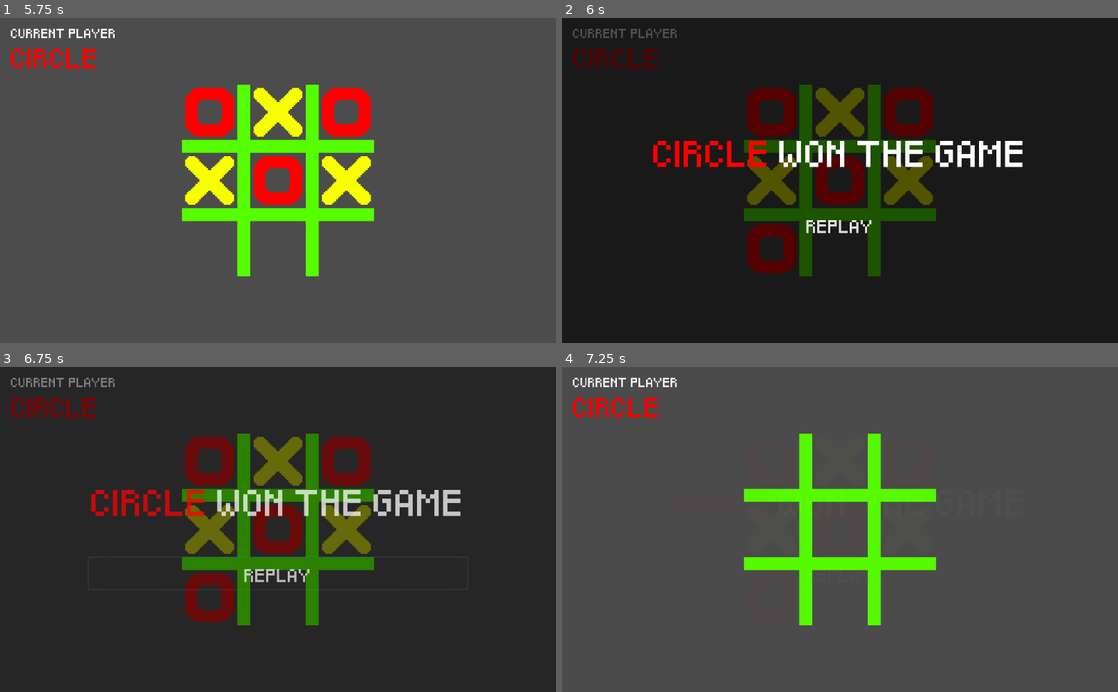
Above: before the commit, frames 1-4 (two rows, left to right).
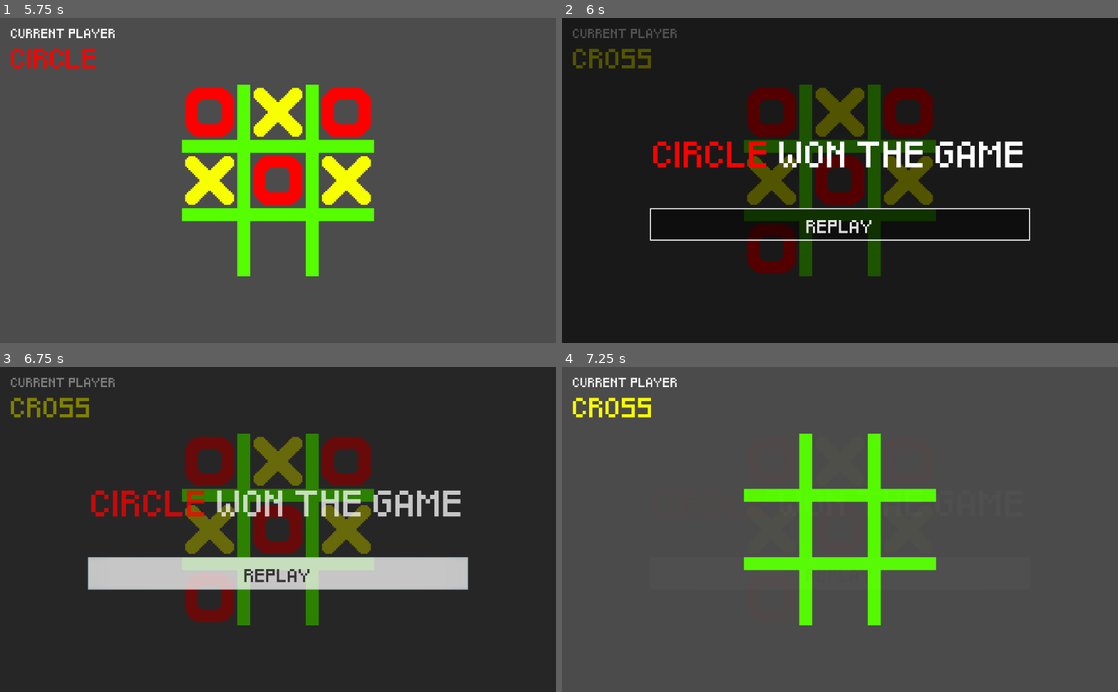
Above: after the commit, the same moments.

Repository: faisaal99/Tic-Tac-Toe
Game: Godot game, scene res://scenes/play_level.tscn
The game is run twice, just before and just after one commit, with the same random seed, the same clock (stepped at 60 frames per second) and the same inputs.
Inputs (mouse positions are in pixels of both pictures, inside the frame that each line leads up to):
- Up to frame 1 (5.75 s): click "PLAY" at 0.5 s; move the mouse to (211, 112) at 1.27 s; press the mouse at (211, 112) at 1.28 s; tap Enter at 2, 3.5, 5 s; move the mouse to (278, 112) at 2.02 s; release the mouse at (278, 112) at 2.03 s; click (278, 112) at 2.1 s; tap Space at 2.75, 4.25 s; move the mouse to (344, 112) at 2.77 s; press the mouse at (344, 112) at 2.78 s; move the mouse to (211, 180) at 3.52 s; release the mouse at (211, 180) at 3.53 s; click (211, 180) at 3.6 s; move the mouse to (278, 180) at 4.27 s; press the mouse at (278, 180) at 4.28 s; move the mouse to (344, 180) at 5.02 s; release the mouse at (344, 180) at 5.03 s; click (344, 180) at 5.1 s
- Up to frame 2 (6 s): tap Space at 5.75 s; move the mouse to (773, 248) at 5.77 s; press the mouse at (773, 248) at 5.78 s
- Up to frame 3 (6.75 s): release the mouse at (211, 597) at 6.5 s; click "REPLAY" at 6.5 s
- Up to frame 4 (7.25 s): no input

Frame 1 is identical in both runs. In frame 2, 3.6% of the frame differs, in the area x 1-85%, y 9-69%; in frame 3, 7.9%; in frame 4, 0.6%.

Commit message:
add new button style

Diff:
--- a/scenes/hud_player.gd
+++ b/scenes/hud_player.gd
@@ -23,6 +23,6 @@
 	else:
 		txt.bbcode_text = _error_text
 
-
+# Catching signal from PlayLevel
 func _on_switch_hud_player():
 	_decide_text()
--- a/scenes/hud_player.tscn
+++ b/scenes/hud_player.tscn
@@ -24,8 +24,8 @@
 }
 
 [node name="MarginContainer" type="MarginContainer" parent="."]
-margin_right = 40.0
-margin_bottom = 40.0
+margin_right = 220.0
+margin_bottom = 93.0
 custom_constants/margin_top = 20
 custom_constants/margin_left = 20
 __meta__ = {
--- a/scenes/play_logic.gd
+++ b/scenes/play_logic.gd
@@ -62,8 +62,7 @@
 	var is_winner = check_if_winner()
 	if is_winner:
 		player_won(btn.fill_status)
-	else:
-		emit_signal("switch_hud_player")
+	emit_signal("switch_hud_player")
 
 # Clear all squares for new game
 func clear_all():
--- a/scenes/ui_game_end.tscn
+++ b/scenes/ui_game_end.tscn
@@ -1,7 +1,9 @@
-[gd_scene load_steps=5 format=2]
+[gd_scene load_steps=7 format=2]
 
 [ext_resource path="res://assets/fonts/Pixeled.ttf" type="DynamicFontData" id=1]
 [ext_resource path="res://scenes/ui_game_end.gd" type="Script" id=2]
+[ext_resource path="res://styles/menu_button_normal_style.tres" type="StyleBox" id=3]
+[ext_resource path="res://styles/menu_button_hover_style.tres" type="StyleBox" id=4]
 
 [sub_resource type="DynamicFont" id=1]
 size = 40
@@ -33,9 +35,9 @@
 
 [node name="VBoxContainer" type="VBoxContainer" parent="CenterContainer"]
 margin_left = 162.0
-margin_top = 187.0
+margin_top = 188.0
 margin_right = 862.0
-margin_bottom = 412.0
+margin_bottom = 411.0
 custom_constants/separation = 50
 
 [node name="WinMessage" type="RichTextLabel" parent="CenterContainer/VBoxContainer"]
@@ -52,8 +54,13 @@
 [node name="ReplayButton" type="Button" parent="CenterContainer/VBoxContainer"]
 margin_top = 163.0
 margin_right = 700.0
-margin_bottom = 225.0
+margin_bottom = 223.0
+mouse_default_cursor_shape = 2
+custom_styles/hover = ExtResource( 4 )
+custom_styles/pressed = ExtResource( 4 )
+custom_styles/normal = ExtResource( 3 )
 custom_fonts/font = SubResource( 2 )
+custom_colors/font_color_hover = Color( 0, 0, 0, 1 )
+custom_colors/font_color_pressed = Color( 0, 0, 0, 1 )
 text = "REPLAY"
-flat = true
 [connection signal="pressed" from="CenterContainer/VBoxContainer/ReplayButton" to="." method="_on_replay_pressed"]
--- /dev/null
+++ b/styles/menu_button_hover_style.tres
@@ -0,0 +1,10 @@
+[gd_resource type="StyleBoxFlat" format=2]
+
+[resource]
+bg_color = Color( 1, 1, 1, 1 )
+border_width_left = 2
+border_width_top = 2
+border_width_right = 2
+border_width_bottom = 2
+border_color = Color( 1, 1, 1, 1 )
+anti_aliasing = false
--- /dev/null
+++ b/styles/menu_button_normal_style.tres
@@ -0,0 +1,10 @@
+[gd_resource type="StyleBoxFlat" format=2]
+
+[resource]
+bg_color = Color( 0, 0, 0, 0.415686 )
+border_width_left = 2
+border_width_top = 2
+border_width_right = 2
+border_width_bottom = 2
+border_color = Color( 1, 1, 1, 1 )
+anti_aliasing = false
